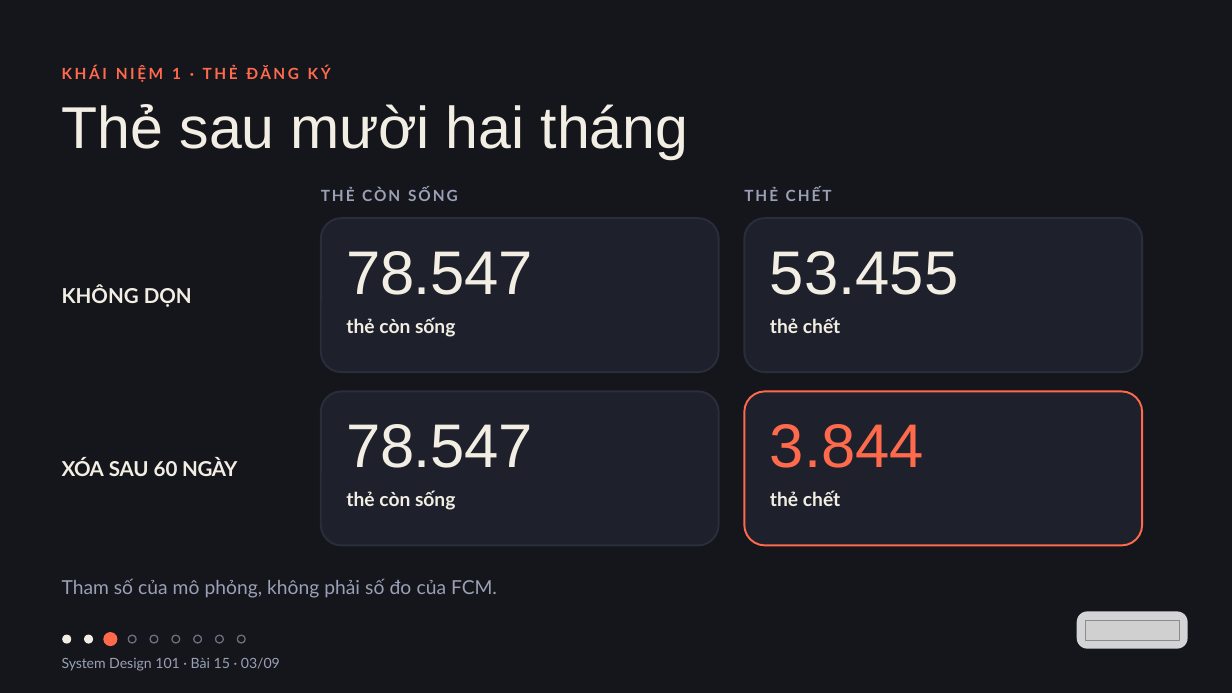
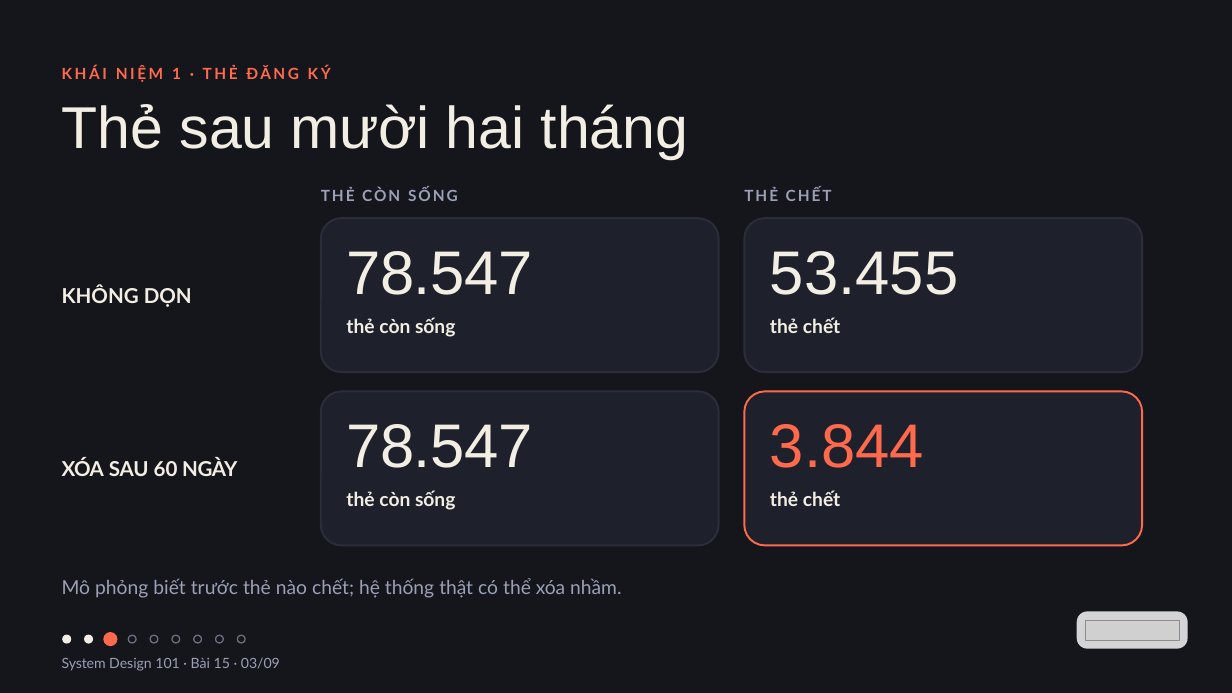
Before and after one commit to vohoailinh90/tool-marketing-studio, a slide deck: slide 3 of system-design-101/vi/lessons/sd-12-015/slides/sd-12-015.pptx. Drawn at 1232x693 pixels with LibreOffice and Linux fonts; fonts in the diff are those of the drawing; grey boxes stand for pictures. Boxes give left, top, right and bottom in pixels: in the first picture for what was removed or moved away, otherwise in the second. Text is boxed around its words. In the diff, an @@ line names an element or a change of style, - is before the commit and + after.

```diff
--- a/system-design-101/vi/lessons/sd-12-015/slides/sd-12-015.pptx
+++ b/system-design-101/vi/lessons/sd-12-015/slides/sd-12-015.pptx
@@ text at bbox=[62, 578, 621, 598]: text changed @@
-Tham số của mô phỏng, không phải số đo của FCM.
+Mô phỏng biết trước thẻ nào chết; hệ thống thật có thể xóa nhầm.
```
Also in this commit, not shown: 1 other slide changed.
